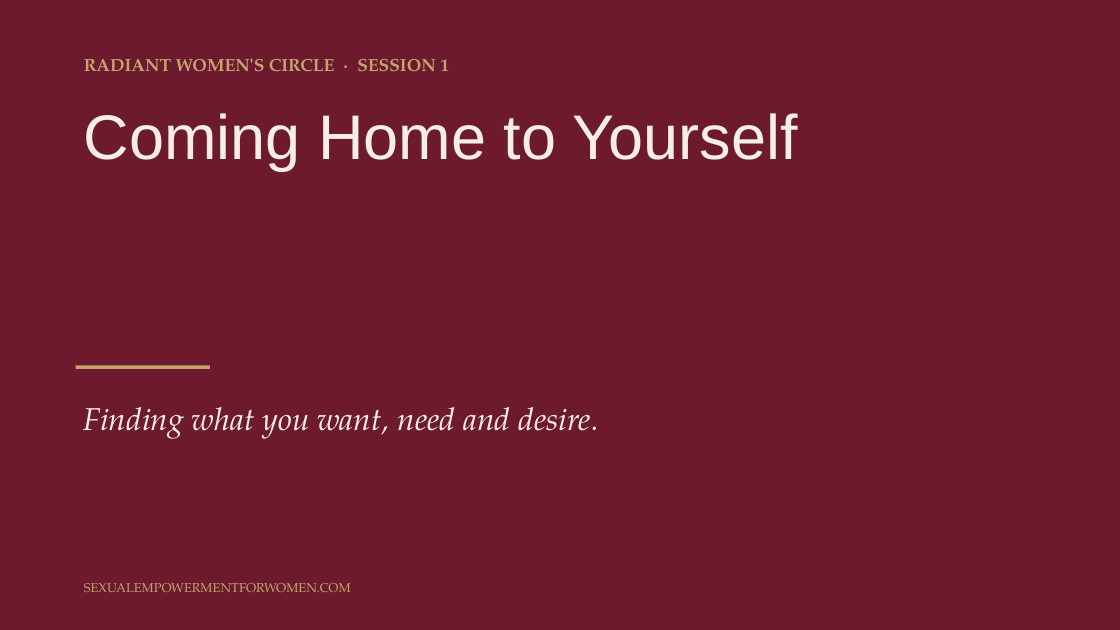
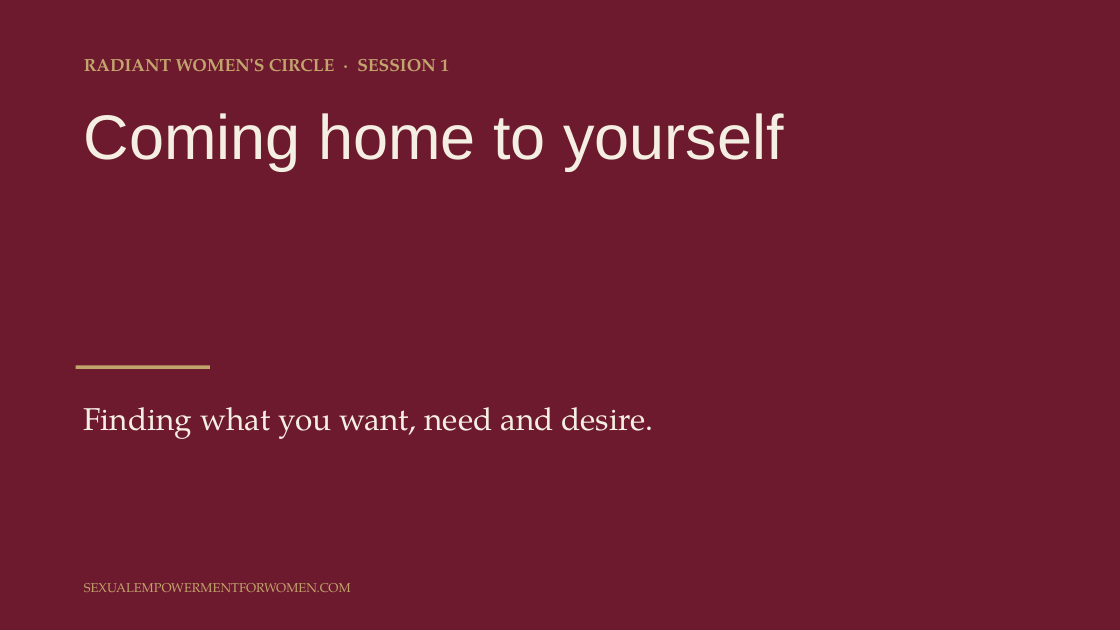
Before and after one commit to tarisha-starr/GitHub-folder, a slide deck: slide 1 of content/sessions/slides/Session-1-Coming-Home-to-Yourself.pptx. Drawn at 1120x630 pixels with LibreOffice and Linux fonts; fonts in the diff are those of the drawing. Boxes give left, top, right and bottom in pixels: in the first picture for what was removed or moved away, otherwise in the second. Text is boxed around its words. In the diff, an @@ line names an element or a change of style, - is before the commit and + after.

```diff
--- a/content/sessions/slides/Session-1-Coming-Home-to-Yourself.pptx
+++ b/content/sessions/slides/Session-1-Coming-Home-to-Yourself.pptx
@@ text at (x1=84, y1=113, x2=784, y2=170): text changed @@
-Coming Home to Yourself
+Coming home to yourself
@@ text "Finding what you want, need ..." at (x1=84, y1=407, x2=654, y2=439): italic off @@
```
Also in this commit, not shown: 15 other slides changed, 2 other files.
